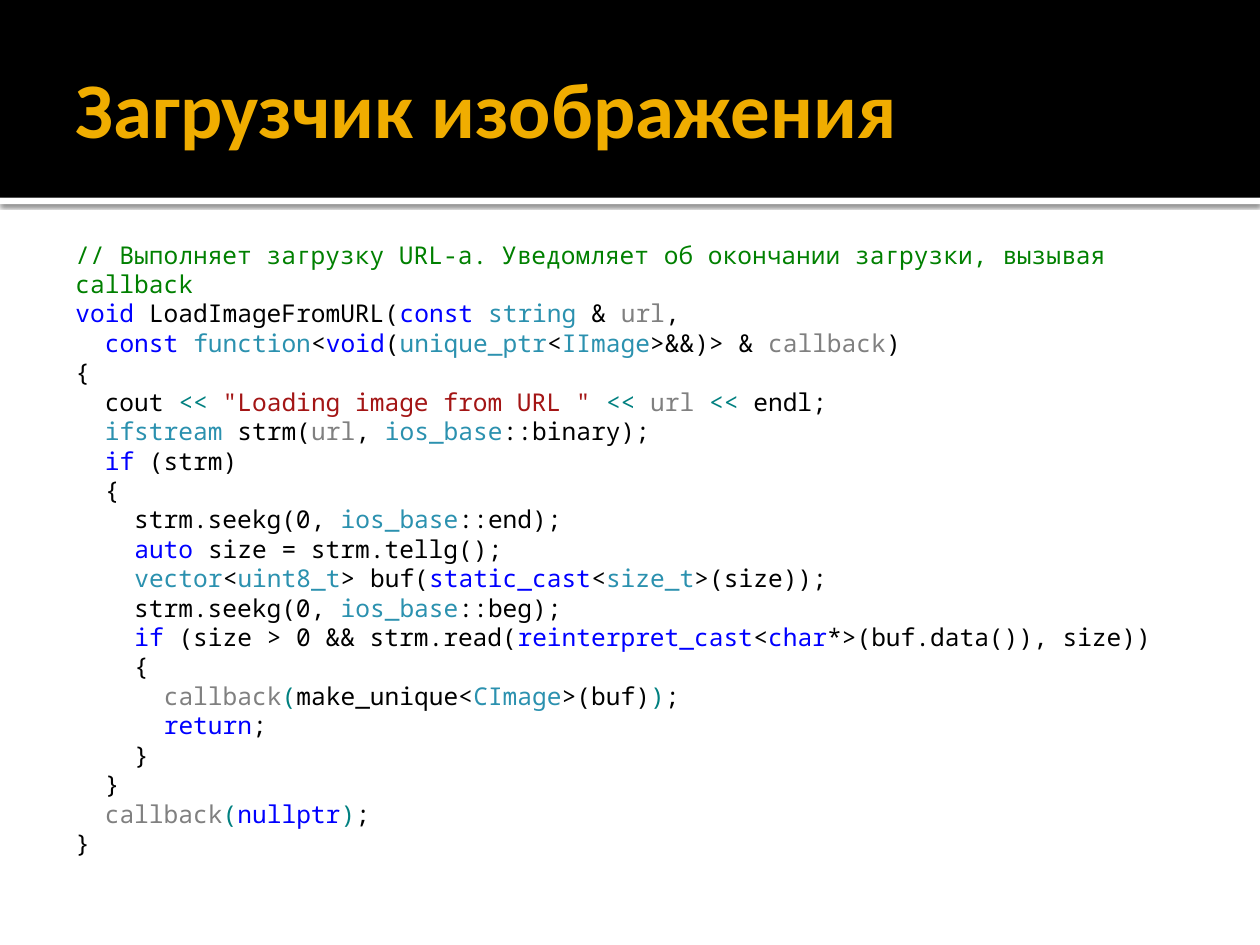
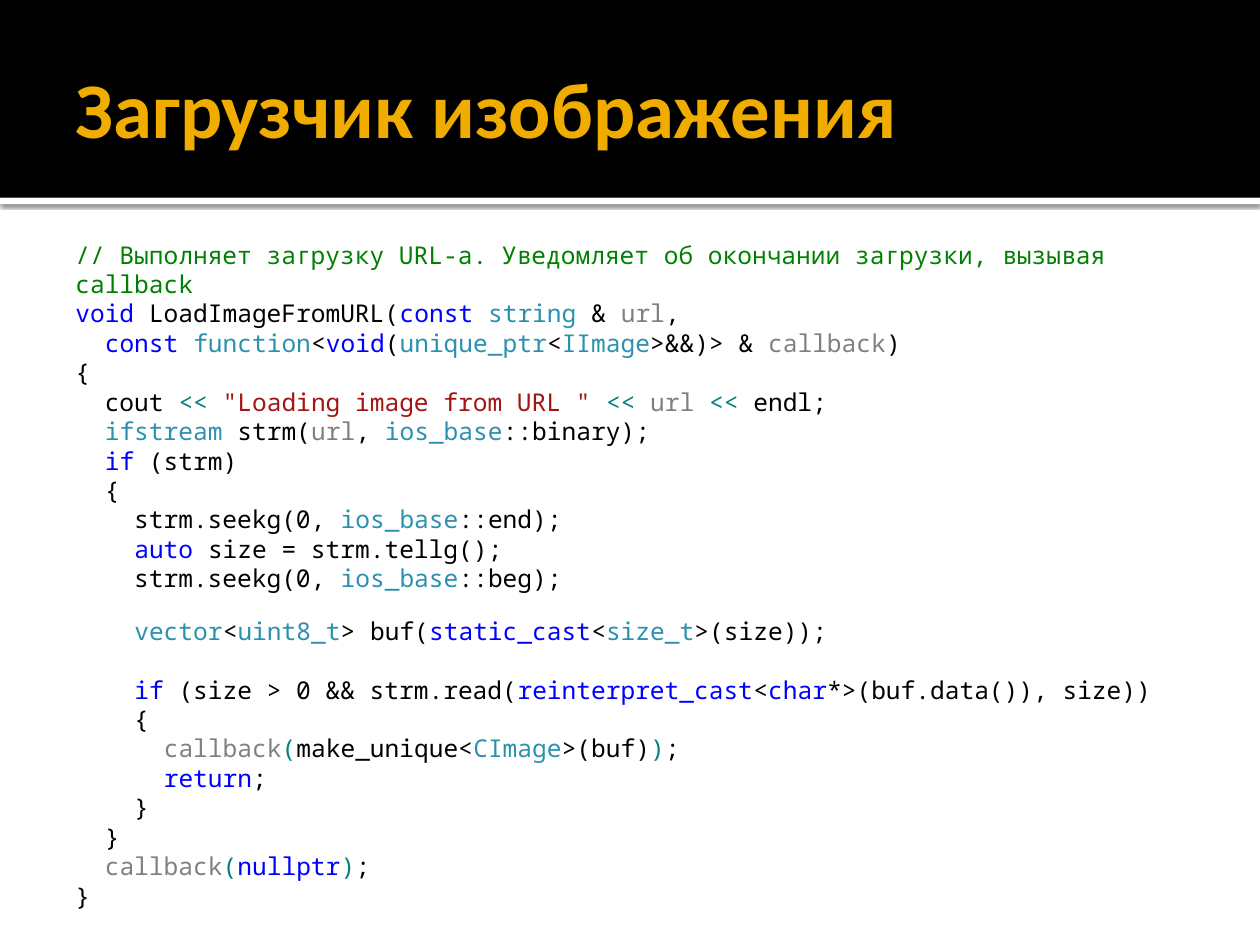
Before and after one commit to iv-sergius/ood, a slide deck: slide 9 of lectures/12.proxy/proxy.pptx. Drawn at 1260x945 pixels with LibreOffice and Linux fonts; fonts in the diff are those of the drawing. Boxes give left, top, right and bottom in pixels: in the first picture for what was removed or moved away, otherwise in the second. Text is boxed around its words. In the diff, an @@ line names an element or a change of style, - is before the commit and + after.

```diff
--- a/lectures/12.proxy/proxy.pptx
+++ b/lectures/12.proxy/proxy.pptx
@@ text at (x1=134, y1=568, x2=562, y2=593): paragraph added @@
+strm.seekg(0, ios_base::beg);
@@ text at (x1=134, y1=598, x2=562, y2=623): paragraph removed @@
-strm.seekg(0, ios_base::beg);
```
Also in this commit, not shown: 14 other slides changed.
